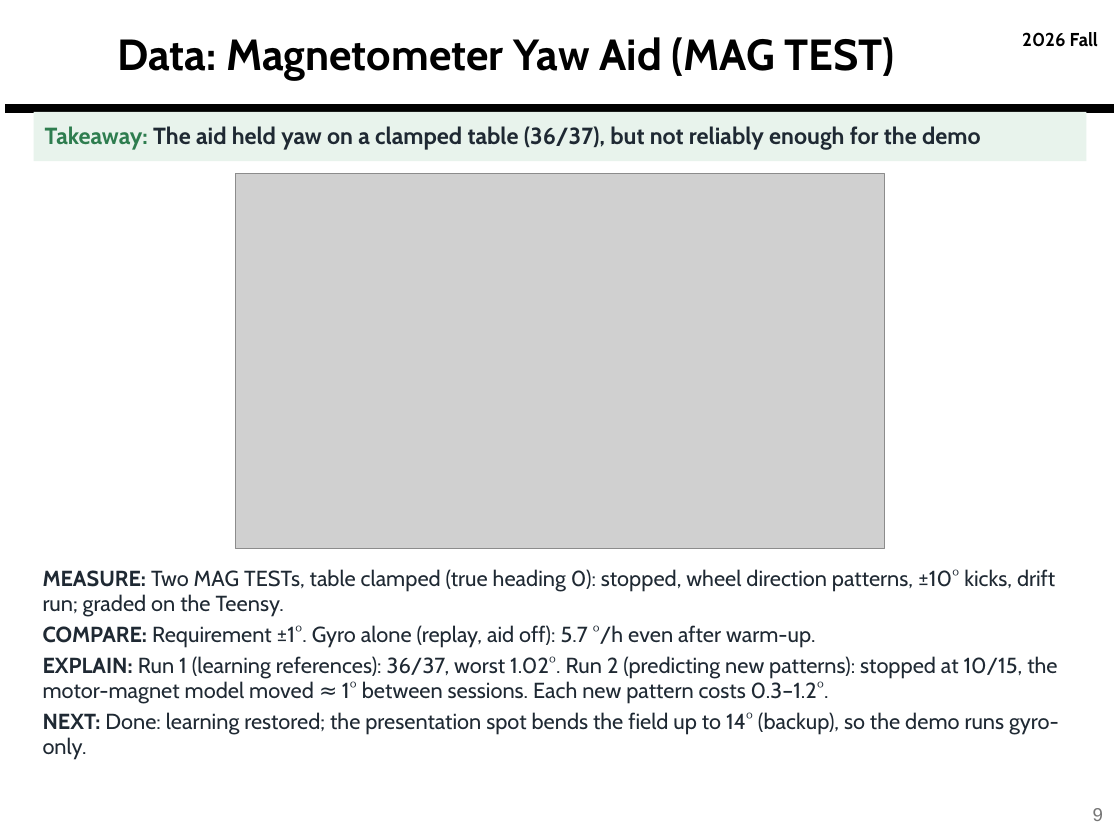
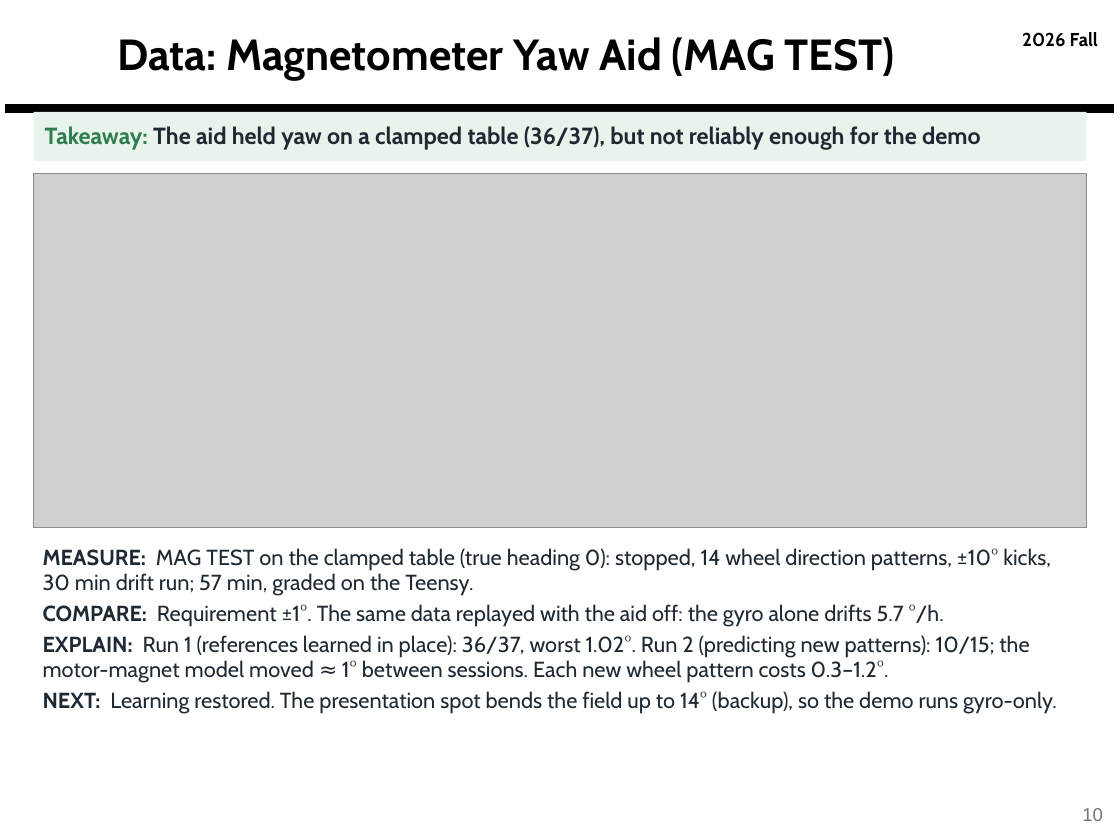
Before and after one commit to derek-weissinger-usafa/Astro-331-Lab-8, a slide deck: slide 10 of Reports/Astro 331 Lab 8_2_3 Body Final Pres.pptx (slide 9 before the commit). Drawn at 1120x840 pixels with LibreOffice and Linux fonts; fonts in the diff are those of the drawing; grey boxes stand for pictures; background and template pictures are left out. Boxes give left, top, right and bottom in pixels: in the first picture for what was removed or moved away, otherwise in the second. Text is boxed around its words. In the diff, an @@ line names an element or a change of style, - is before the commit and + after.

```diff
--- a/Reports/Astro 331 Lab 8_2_3 Body Final Pres.pptx
+++ b/Reports/Astro 331 Lab 8_2_3 Body Final Pres.pptx
@@ picture: place and size @@
-picture at (235, 174, 885, 549)
+picture at (34, 174, 1086, 528)
@@ text at (43, 548, 1057, 713): text changed @@
-MEASURE: Two MAG TESTs, table clamped (true heading 0): stopped, wheel direction patterns, ±10° kicks, drift run; graded on the Teensy.
-COMPARE: Requirement ±1°. Gyro alone (replay, aid off): 5.7 °/h even after warm-up.
-EXPLAIN: Run 1 (learning references): 36/37, worst 1.02°. Run 2 (predicting new patterns): stopped at 10/15, the motor-magnet model moved ≈ 1° between sessions. Each new pattern costs 0.3–1.2°.
-NEXT: Done: learning restored; the presentation spot bends the field up to 14° (backup), so the demo runs gyro-only.
+MEASURE: MAG TEST on the clamped table (true heading 0): stopped, 14 wheel direction patterns, ±10° kicks, 30 min drift run; 57 min, graded on the Teensy.
+COMPARE: Requirement ±1°. The same data replayed with the aid off: the gyro alone drifts 5.7 °/h.
+EXPLAIN: Run 1 (references learned in place): 36/37, worst 1.02°. Run 2 (predicting new patterns): 10/15; the motor-magnet model moved ≈ 1° between sessions. Each new wheel pattern costs 0.3–1.2°.
+NEXT: Learning restored. The presentation spot bends the field up to 14° (backup), so the demo runs gyro-only.
@@ page number at (1082, 808, 1103, 821): text changed @@
-9
+10
```
Also in this commit, not shown: 11 other slides changed, 14 other files.
